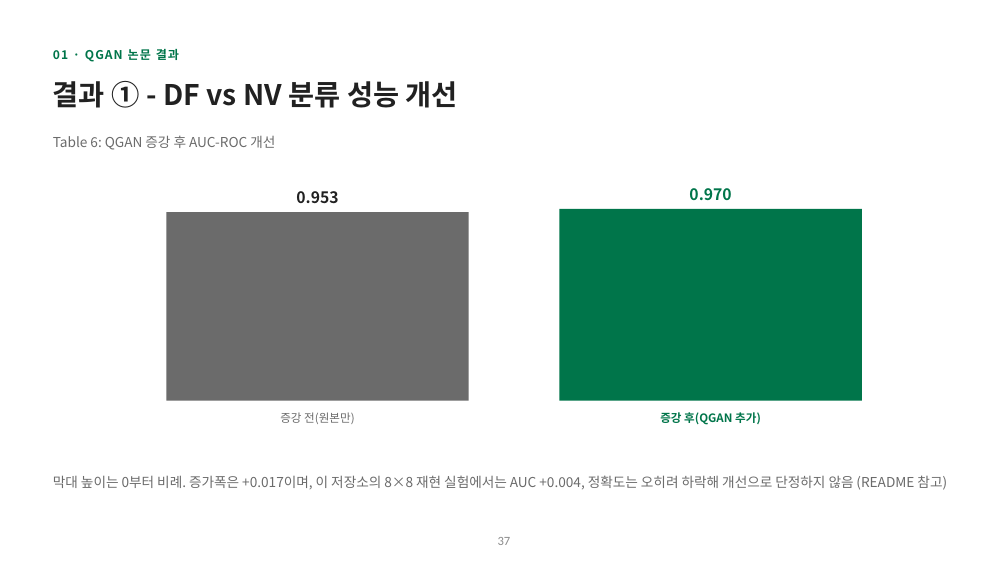
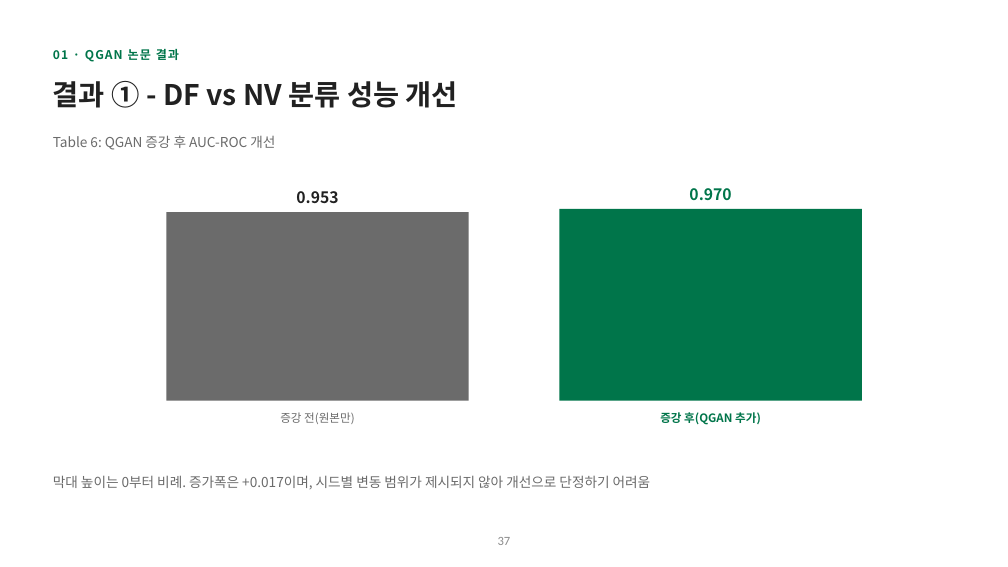
Before and after one commit to hyunhp/skin_disease_qml, a slide deck: slide 37 of practice/day1_slides/day1_theory_slides.pptx. Drawn at 1008x567 pixels with LibreOffice and Linux fonts; fonts in the diff are those of the drawing. Boxes give left, top, right and bottom in pixels: in the first picture for what was removed or moved away, otherwise in the second. Text is boxed around its words. In the diff, an @@ line names an element or a change of style, - is before the commit and + after.

```diff
--- a/practice/day1_slides/day1_theory_slides.pptx
+++ b/practice/day1_slides/day1_theory_slides.pptx
@@ text at box(53, 475, 651, 489): text changed @@
-막대 높이는 0부터 비례. 증가폭은 +0.017이며, 이 저장소의 8×8 재현 실험에서는 AUC +0.004, 정확도는 오히려 하락해 개선으로 단정하지 않음 (README 참고)
+막대 높이는 0부터 비례. 증가폭은 +0.017이며, 시드별 변동 범위가 제시되지 않아 개선으로 단정하기 어려움
```
Also in this commit, not shown: 1 other slide changed, 5 other files.
